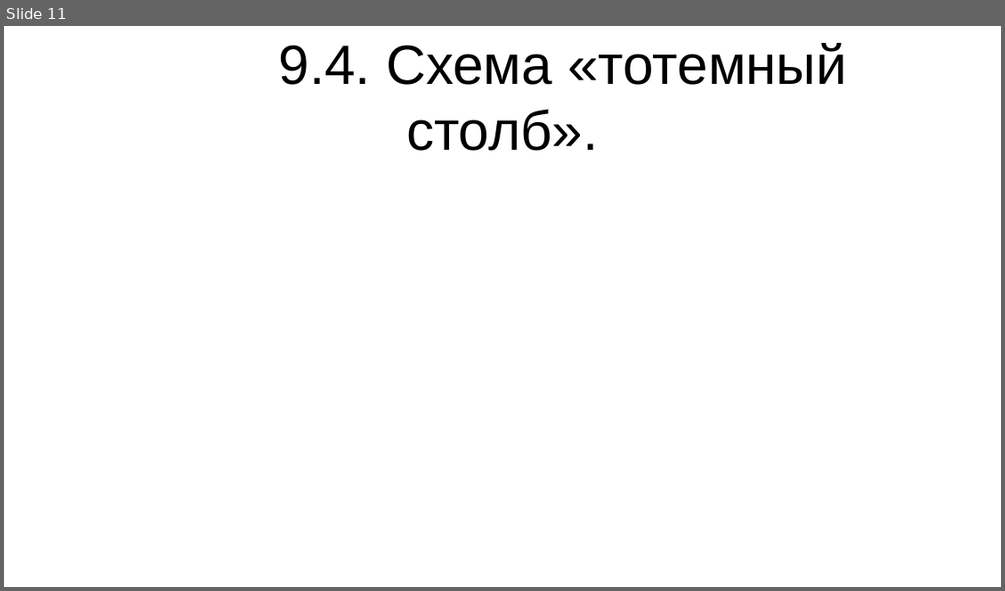
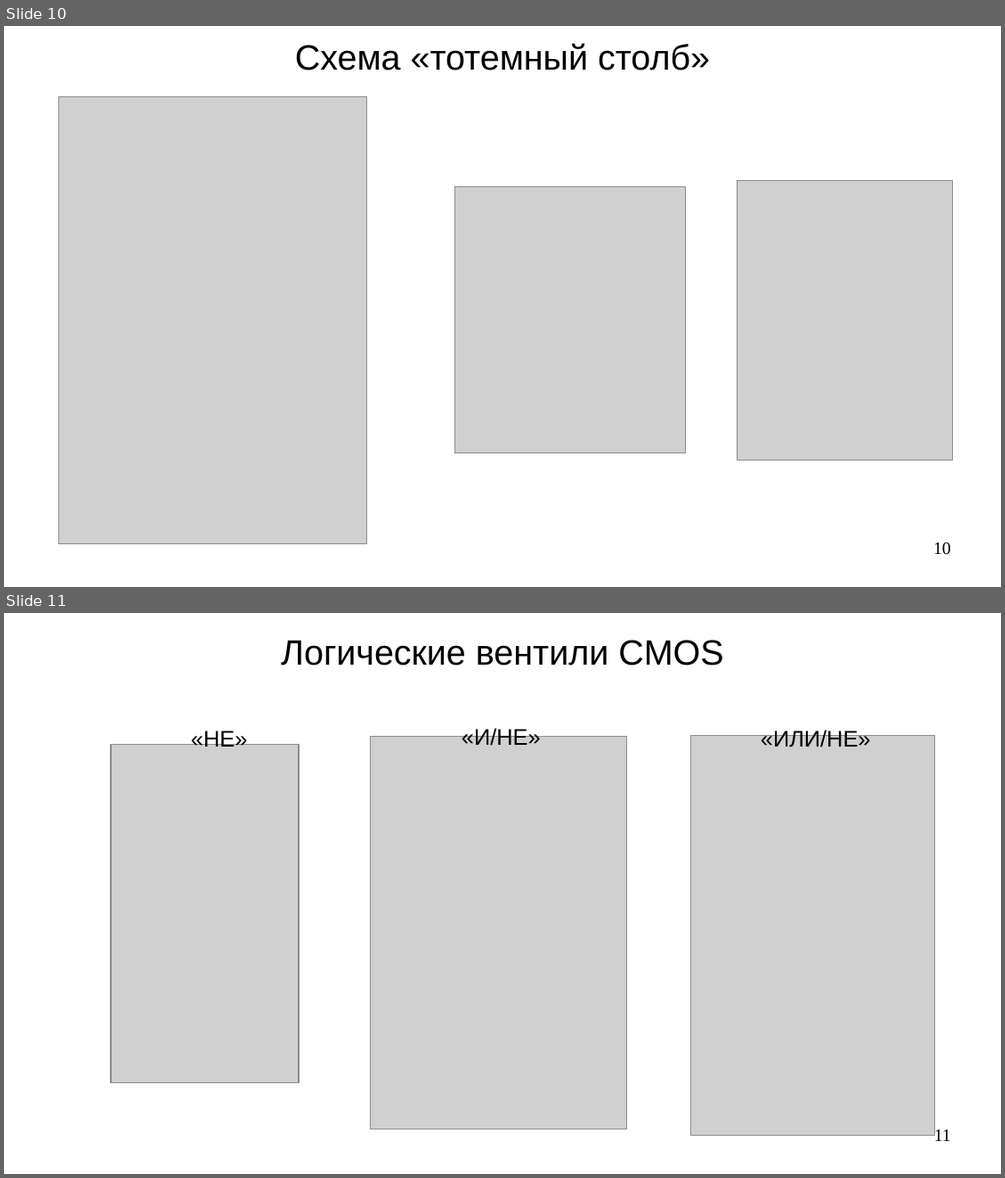
Before and after one commit to steelcraft/stud-lab, a slide deck: Лекции/СBDS01#L5.odp. Shown one above the other, each under a label of ours: slide 11 before the commit, slides 10 and 11 after it. The pictures are 1005x591 and 1005x1178 pixels, drawn with LibreOffice and Linux fonts; fonts in the diff are those of the drawing; grey boxes stand for pictures. Boxes give left, top, right and bottom in pixels: in the first picture for what was removed or moved away, otherwise in the second. Text is boxed around its words. In the diff, an @@ line names an element or a change of style, - is before the commit and + after.

```diff
--- a/Лекции/СBDS01#L5.odp
+++ b/Лекции/СBDS01#L5.odp
@@ slide 11 added at box(4, 613, 1001, 1174), background #FFFFFF @@
@@ title added at box(281, 640, 723, 666), 28 pt, text #000000 @@
+Логические вентили CMOS
@@ picture added at box(111, 745, 299, 1083) @@
@@ text added at box(191, 728, 247, 747), 18 pt, text #000000 @@
+«НЕ»
@@ picture added at box(372, 736, 627, 1128) @@
@@ text added at box(461, 727, 541, 746), 18 pt, text #000000 @@
+«И/НЕ»
@@ picture added at box(691, 735, 935, 1135) @@
@@ text added at box(760, 728, 871, 747), 18 pt, text #000000 @@
+«ИЛИ/НЕ»
@@ page number added at box(934, 1127, 951, 1141), 14 pt, text #000000 @@
+11
@@ what was slide 11 is now slide 10 @@
@@ slide 10 changed as well @@
@@ title at box(295, 43, 710, 70): text changed; size 44 to 28 pt @@
-9.4. Схема «тотемный столб».
+Схема «тотемный столб»
@@ picture added at box(59, 97, 368, 544) @@
@@ picture added at box(737, 181, 953, 460) @@
@@ picture added at box(455, 187, 686, 454) @@
@@ page number added at box(933, 542, 951, 555), 14 pt, text #000000 @@
+10
```
Also in this commit, not shown: 7 other slides changed, 6 other slides added, 8 slides removed, 1 other file.
